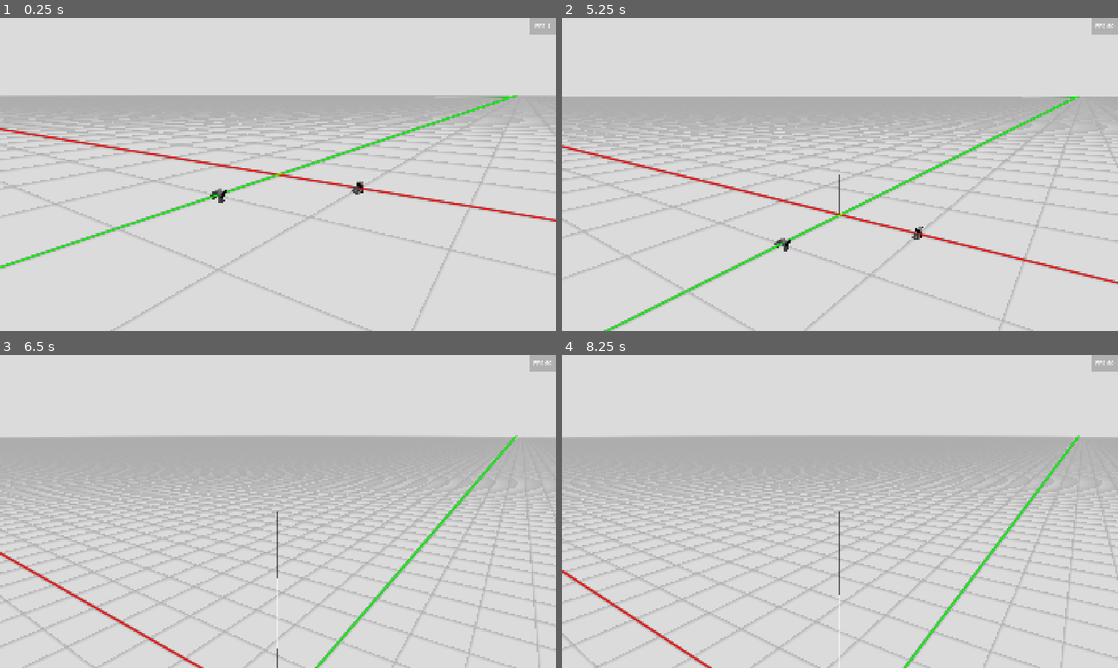
Above: before the commit, frames 1-4 (two rows, left to right).
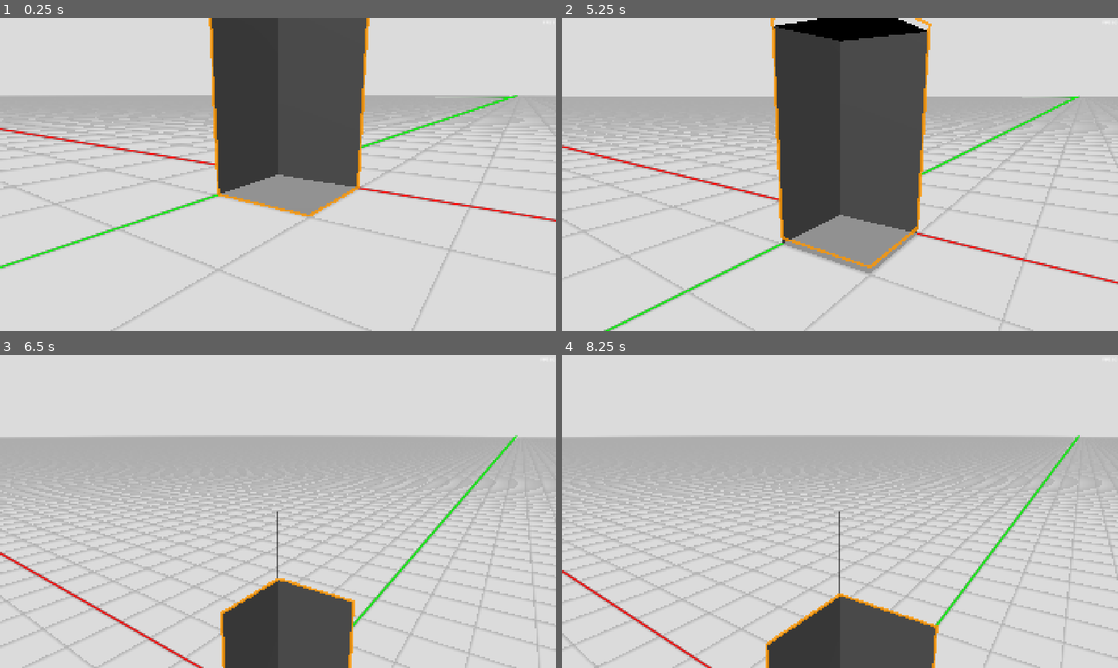
Above: after the commit, the same moments.

Repository: JoonChicken/dnd-builder
Game: Godot game, scene res://main.tscn
Two runs of this game, one before a commit and one after it. Both use one fixed random seed, a clock stepped at 60 frames per second and the inputs below.
Inputs (mouse positions are in pixels of both pictures, inside the frame that each line leads up to):
- Up to frame 1 (0.25 s): no input
- Up to frame 2 (5.25 s): tap Enter at 0.5, 5 s; move the mouse to (962, 158) at 0.52 s; hold S (camera_back) 0.53-1.25 s; click (962, 158) at 0.67 s; drag from (728, 190) to (812, 237) at 1.27 s; move the mouse to (895, 105) at 2.02 s; hold W (camera_forward) 2.03-2.75 s; click (895, 105) at 2.17 s; drag from (812, 237) to (673, 127) at 2.77 s; move the mouse to (1006, 221) at 3.52 s; hold Middle mouse button (camera_orbit) 3.53-4.25 s; click (1006, 221) at 3.67 s; tap Space at 4.25 s; drag from (673, 127) to (756, 96) at 4.27 s; move the mouse to (867, 174) at 5.02 s; hold E (camera_up) from 5.03 s (still down); click (867, 174) at 5.17 s
- Up to frame 3 (6.5 s): release E (camera_up) at 5.75 s; drag from (194, 433) to (166, 527) at 5.77 s
- Up to frame 4 (8.25 s): move the mouse to (962, 495) at 6.52 s; hold Shift (shift) 6.53-7.25 s; click (962, 495) at 6.67 s; tap Space at 7.25 s; drag from (728, 527) to (812, 574) at 7.27 s; tap Enter at 8 s; move the mouse to (895, 442) at 8.02 s; tap Mouse wheel up (zoom_in) at 8.1 s; click (895, 442) at 8.17 s

The runs differ from the first frame. In frame 1, 17% of the frame differs, in the area x 37-100%, y 0-64%; in frame 2, 20%, in the area x 37-100%, y 0-82%; in frame 3, 6.0%; in frame 4, 5.6%.

Commit message:
Mesh generation

Diff:
--- a/main.gd
+++ b/main.gd
@@ -2,6 +2,8 @@
 
 enum modes {VIEWMODE, EDITMODE, PLAYMODE}
 var current_mode := modes.VIEWMODE
+
+var sectors : Array
 
 var snap : bool
 var mouse_global_coords
--- a/main.tscn
+++ b/main.tscn
@@ -5,12 +5,13 @@
 [ext_resource type="Shader" uid="uid://da5mbhx5fdo6l" path="res://world/ground_plane.gdshader" id="3_h2yge"]
 [ext_resource type="Script" uid="uid://dtgyci3hw5cc6" path="res://world/ground_plane.gd" id="3_lquwl"]
 [ext_resource type="Script" uid="uid://g22gf4uoho3q" path="res://mesh_instance_3d.gd" id="5_lquwl"]
-[ext_resource type="Theme" uid="uid://e2k1xj44t71v" path="res://ui_theme.tres" id="6_7mycd"]
+[ext_resource type="PackedScene" uid="uid://bm1lja1hfm3l8" path="res://sector.tscn" id="7_5vw27"]
 [ext_resource type="Script" uid="uid://ddh846jthhq8q" path="res://fps.gd" id="7_272bh"]
 
 [sub_resource type="ShaderMaterial" id="ShaderMaterial_n3ksy"]
 render_priority = 0
 shader = ExtResource("3_h2yge")
+shader_parameter/opacity = 1.0
 shader_parameter/gridlines_in_mesh = 1000.0
 shader_parameter/fine_width = Vector2(1e-07, 1e-07)
 
@@ -82,37 +83,22 @@
 skeleton = NodePath("../y label")
 
 [node name="DefaultCube" type="MeshInstance3D" parent="Debug Stuff"]
-visible = false
+layers = 32
 mesh = SubResource("BoxMesh_7dm0k")
 skeleton = NodePath("../..")
 
-[node name="Panel" type="Panel" parent="."]
+[node name="FPS" type="Label" parent="."]
 anchors_preset = 1
 anchor_left = 1.0
 anchor_right = 1.0
-offset_left = -93.0
-offset_bottom = 55.0
+offset_left = -6.0
+offset_top = 1.0
+offset_right = -5.0
+offset_bottom = 31.0
 grow_horizontal = 0
-theme = ExtResource("6_7mycd")
-
-[node name="SnappingPanel" type="VBoxContainer" parent="Panel"]
-layout_mode = 1
-anchors_preset = 8
-anchor_left = 0.5
-anchor_top = 0.5
-anchor_right = 0.5
-anchor_bottom = 0.5
-offset_left = -122.5
-offset_top = -41.5
-offset_right = 122.5
-offset_bottom = 41.5
-grow_horizontal = 2
-grow_vertical = 2
-size_flags_horizontal = 3
-size_flags_vertical = 3
-
-[node name="FPS" type="Label" parent="Panel/SnappingPanel"]
-layout_mode = 2
 size_flags_horizontal = 4
 size_flags_vertical = 6
+horizontal_alignment = 2
 script = ExtResource("7_272bh")
+
+[node name="Sector" parent="." instance=ExtResource("7_5vw27")]
--- /dev/null
+++ b/sector.gd
@@ -0,0 +1,94 @@
+extends Node3D
+
+@export_group("Sector Shape")
+@export var base_vertices : Array
+@export var floor_height := 0.0
+@export var ceil_height := 2.0
+@export_group("Sector Appearance")
+@export var flip_normals := true
+@export var wall_material : Material
+@export var floor_material : Material
+
+@onready var mesh_node : MeshInstance3D = $Mesh
+var st := SurfaceTool.new()
+
+
+func _ready() -> void:
+    regenerate()
+
+
+func regenerate() -> void:
+    # first clear any collision shapes from last generation
+    var children := mesh_node.get_children()
+    for child in children:
+        child.queue_free()
+
+    # fix wrong side being culled
+    # if vertices are arranged clockwise, then it's all good, but if not, the face has to be flippped by
+    # going backward through the array of vertices
+    # first get midpoint of line between first two vertices; direction vector will be important later
+    var edge : Vector2 = base_vertices[1] - base_vertices[0] # MAKE SURE base_vertices.size() > 2
+    var midpoint : Vector2 = base_vertices[0] + edge / 2
+    var edge_offset : Vector2 = edge.normalized() * 0.01
+    var is_right_inner : bool = Geometry2D.is_point_in_polygon(midpoint + edge_offset.rotated(PI/2), base_vertices)
+    var is_left_inner : bool = Geometry2D.is_point_in_polygon(midpoint + edge_offset.rotated(-PI/2), base_vertices)
+    if is_right_inner and not is_left_inner:
+        print("yay")
+    elif is_left_inner and not is_right_inner:
+        base_vertices.reverse()
+    else:
+        print("Something's wrong with your points. Please make it look less bad.")
+
+    # SurfaceTool setup
+    st.begin(Mesh.PRIMITIVE_TRIANGLES)
+    st.set_smooth_group(-1) # no smooth shading
+
+    # generate walls
+    var next_tri_end : Vector3
+    for i in range(base_vertices.size() + 1):
+        var vertex : Vector2 = base_vertices[i % base_vertices.size()]
+        # think about tris as going from right to left (clockwise in mesh)
+        if i != 0:
+            var duplicate_corner := Vector3(vertex.x, ceil_height, vertex.y) # top left of quad
+            st.add_vertex(duplicate_corner) # finish off last tri
+            st.add_vertex(duplicate_corner) # start new tri
+            st.add_vertex(Vector3(vertex.x, floor_height, vertex.y)) # bottom left of quad
+            st.add_vertex(next_tri_end)
+        if i != base_vertices.size():
+            next_tri_end = Vector3(vertex.x, floor_height, vertex.y) # bottom right of quad
+            st.add_vertex(next_tri_end)
+            st.add_vertex(Vector3(vertex.x, ceil_height, vertex.y)) # top right of quad
+
+    # generate floor and ceiling
+    # start with finding a centerpoint for triangle fan; try the average first (should work well with convex shapes)
+    var sum = Vector2.ZERO # find average point of all the vertices
+    for i in range(base_vertices.size()):
+        sum += Vector2(base_vertices[i].x, base_vertices[i].y)
+    var centerpoint : Vector2 = sum / base_vertices.size()
+    # check if centerpoint is within the polygon made with the base vertices
+    if Geometry2D.is_point_in_polygon(centerpoint, base_vertices):
+        print("successfully found midpoint")
+    else:
+        print("uhhh mesh might be weird")
+
+    # generate triangle fan meshes for floor and ceiling
+    var vertices_floor := [Vector3(centerpoint.x, floor_height, centerpoint.y)]
+    var vertices_ceil := [Vector3(centerpoint.x, ceil_height, centerpoint.y)]
+    for i in range(base_vertices.size() + 1):
+        var bottom_vertex : Vector2 = base_vertices[i % base_vertices.size()]
+        var top_vertex : Vector2 = base_vertices[(base_vertices.size() - i) % base_vertices.size()]
+        vertices_floor.append(Vector3(bottom_vertex.x, floor_height, bottom_vertex.y))
+        vertices_ceil.append(Vector3(top_vertex.x, ceil_height, top_vertex.y))
+    st.add_triangle_fan(vertices_floor)
+    st.add_triangle_fan(vertices_ceil)
+
+    # other annoying stuff
+    st.index()
+    st.generate_normals()
+    var mesh = st.commit()
+    mesh_node.mesh = mesh
+    mesh_node.create_multiple_convex_collisions()
+
+
+func _on_input_event(camera: Node, event: InputEvent, event_position: Vector3, normal: Vector3, shape_idx: int) -> void:
+    pass # Replace with function body.
--- /dev/null
+++ b/sector.tscn
@@ -0,0 +1,13 @@
+[gd_scene load_steps=2 format=3 uid="uid://bm1lja1hfm3l8"]
+
+[ext_resource type="Script" uid="uid://tx3rnm85tdnt" path="res://sector.gd" id="1_fgfn7"]
+
+[node name="Sector" type="Area3D"]
+script = ExtResource("1_fgfn7")
+base_vertices = [Vector2(0, 1), Vector2(1, 1), Vector2(1, 0), Vector2(0, 0)]
+
+[node name="Mesh" type="MeshInstance3D" parent="."]
+layers = 33
+skeleton = NodePath("")
+
+[connection signal="input_event" from="." to="." method="_on_input_event"]
Not shown: 1 places in main.tscn that only renumber resources
Not shown, added: sector.gd.uid
Not shown, added: sector.tscn109968654932.tmp
